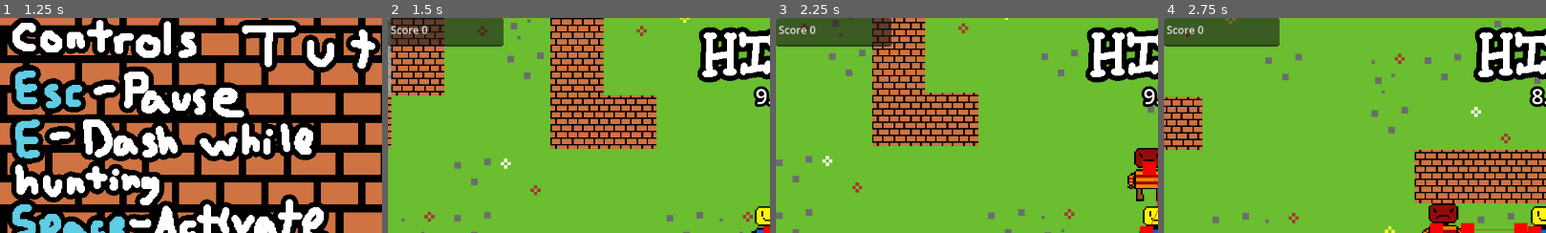
Above: before the commit, frames 1-4 (left to right).
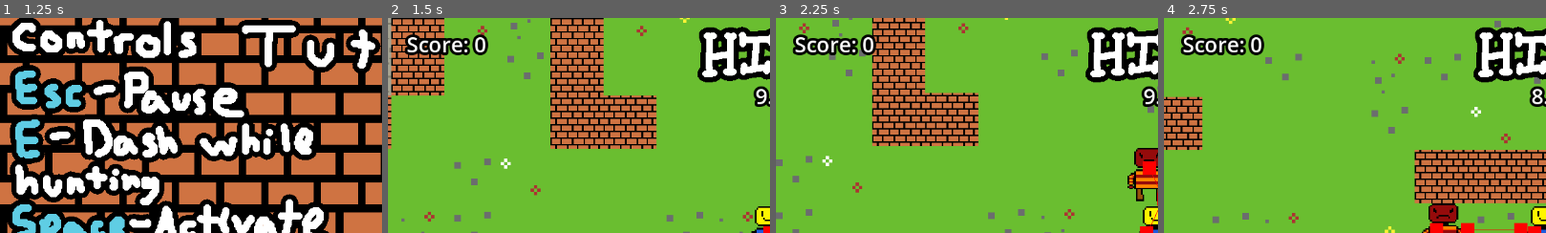
Above: after the commit, the same moments.

Repository: LegoMaster7001/fargo-game-jam-2025
Game: Godot game, scene res://Scenes/main_menu.tscn
Same seed, same stepped clock (60 frames per second), same inputs: the game is played once before the commit and once after it. Sound files missing from this copy of the repository are replaced by a short silence.
Inputs:
- Up to frame 1 (1.25 s): tap Enter at 0.5 s; hold Right (ui_right) from 0.53 s (still down); hold Space (call_groundies) from 0.53 s (still down)
- Up to frame 2 (1.5 s): release Right (ui_right) at 1.28 s; release Space (call_groundies) at 1.28 s; hold Down (ui_down) from 1.28 s (still down); tap Space (call_groundies) at 1.35 s
- Up to frame 3 (2.25 s): release Down (ui_down) at 2.03 s; hold Right (ui_right) from 2.03 s (still down); hold E from 2.03 s (still down)
- Up to frame 4 (2.75 s): keep holding Right (ui_right); keep holding E; tap Space (call_groundies) at 2.3 s
The pictures show only the part of the screen within x 0-50%, y 0-50%; the shares and areas given below are measured in that part.

Frame 1 is identical in both runs. In frame 2, 4.3% of the frame differs, in the area x 0-31%, y 0-18%; in frame 3, 4.6%; in frame 4, 4.8%.

Commit message:
Created global timer that outputs the total time at the end

Diff:
--- a/Scenes/game_over.tscn
+++ b/Scenes/game_over.tscn
@@ -1,10 +1,13 @@
-[gd_scene load_steps=4 format=3 uid="uid://brbwasvokje4v"]
+[gd_scene load_steps=5 format=3 uid="uid://dx8brxwbk0nyx"]
 
 [ext_resource type="Script" uid="uid://f5pvpf5nsqh4" path="res://Scripts/game_over_screen.gd" id="1_ek8ke"]
 [ext_resource type="Material" uid="uid://djyvahvhc5tkg" path="res://blur_material.tres" id="1_eoghk"]
 [ext_resource type="Texture2D" uid="uid://hfqtv16iyji3" path="res://Images/text/Game_over_text_outlined.png" id="2_ek8ke"]
 
-[node name="GameOver" type="Control" node_paths=PackedStringArray("overlay", "title", "victory_label")]
+[sub_resource type="LabelSettings" id="LabelSettings_ek8ke"]
+font_size = 32
+
+[node name="GameOver" type="Control" node_paths=PackedStringArray("overlay", "title", "victory_label", "gametimelabel")]
 process_mode = 3
 layout_mode = 3
 anchors_preset = 15
@@ -16,6 +19,7 @@
 overlay = NodePath("ColorRect")
 title = NodePath("TextureRect")
 victory_label = NodePath("RichTextLabel")
+gametimelabel = NodePath("GameTimeLabel")
 
 [node name="ColorRect" type="ColorRect" parent="."]
 material = ExtResource("1_eoghk")
@@ -62,3 +66,12 @@
 bbcode_enabled = true
 text = "(you lost)"
 horizontal_alignment = 1
+
+[node name="GameTimeLabel" type="Label" parent="."]
+layout_mode = 0
+offset_left = 454.0
+offset_top = 439.0
+offset_right = 700.0
+offset_bottom = 496.0
+label_settings = SubResource("LabelSettings_ek8ke")
+horizontal_alignment = 1
--- a/Scenes/hud.tscn
+++ b/Scenes/hud.tscn
@@ -10,7 +10,12 @@
 outline_size = 16
 outline_color = Color(0, 0, 0, 1)
 
-[node name="HUD" type="Control" node_paths=PackedStringArray("role_texture", "time_label", "cooldown_timer_label", "cooldown_label", "scoreBox", "compass")]
+[sub_resource type="LabelSettings" id="LabelSettings_6fbih"]
+font_size = 32
+outline_size = 16
+outline_color = Color(0, 0, 0, 1)
+
+[node name="HUD" type="Control" node_paths=PackedStringArray("role_texture", "time_label", "cooldown_timer_label", "cooldown_label", "scoreLabel", "compass")]
 layout_mode = 3
 anchors_preset = 15
 anchor_right = 1.0
@@ -22,7 +27,7 @@
 time_label = NodePath("TimeLabel")
 cooldown_timer_label = NodePath("CooldownTimer")
 cooldown_label = NodePath("CooldownName")
-scoreBox = NodePath("Score")
+scoreLabel = NodePath("ScoreLabel")
 compass = NodePath("Compass")
 
 [node name="Compass" type="Control" parent="."]
@@ -48,11 +53,6 @@
 offset_right = 52.0
 offset_bottom = -16.0
 texture = ExtResource("3_6fbih")
-
-[node name="Score" type="TextEdit" parent="."]
-layout_mode = 0
-offset_right = 174.0
-offset_bottom = 43.0
 
 [node name="TimeLabel" type="Label" parent="."]
 layout_mode = 1
@@ -107,3 +107,11 @@
 text = "0.0"
 label_settings = SubResource("LabelSettings_e0onf")
 horizontal_alignment = 1
+
+[node name="ScoreLabel" type="Label" parent="."]
+layout_mode = 0
+offset_left = 28.0
+offset_top = 17.0
+offset_right = 101.04348
+offset_bottom = 59.0
+label_settings = SubResource("LabelSettings_6fbih")
--- a/Scripts/Global.gd
+++ b/Scripts/Global.gd
@@ -25,10 +25,18 @@
 
 var chase_timer := Timer.new()
 
+var total_time: float = 0
+
 func _ready() -> void:
 	chase_timer.wait_time = CHASE_DURATION
 	chase_timer.timeout.connect(_on_timeout)
 	add_child(chase_timer)
+
+func addTime(timeout: bool):
+	if (timeout):
+		total_time += 10
+	elif (!timeout):
+		total_time += 10 - chase_timer.time_left
 
 func flip_role(timeout: bool):
 	chase_timer.start()
@@ -44,4 +52,5 @@
 
 func _on_timeout() -> void:
 	# TODO: deduct a point
+	Global.addTime(true)
 	Global.flip_role(true)
--- a/Scripts/Player.gd
+++ b/Scripts/Player.gd
@@ -30,6 +30,7 @@
 		groundies_area.try_call_groundies()
 
 	if event.is_action_pressed("debug_flip_role"):
+		Global.addTime(false)
 		Global.flip_role(true)
 
 func checkDashing():
--- a/Scripts/enemy.gd
+++ b/Scripts/enemy.gd
@@ -25,6 +25,7 @@
 	velocity = dir * speed
 	move_and_slide()
 	if tag_checker.try_tag():
+		Global.addTime(false)
 		Global.flip_role(false)
 
 	changeSprites()
@@ -47,6 +48,7 @@
 		return
 	# the player has escaped, so now we become hunted
 	print("{0} escaped".format([body.name]))
+	Global.addTime(false)
 	Global.flip_role(true)
 
 func changeSprites():
--- a/Scripts/game_over_screen.gd
+++ b/Scripts/game_over_screen.gd
@@ -3,14 +3,19 @@
 
 const WIN_TEXT := "(you [color=green]WON![/color])"
 const LOSE_TEXT := "(you [color=red]LOST...[/color])"
+var game_time = " seconds"
 
 @export var overlay: ColorRect
 @export var title: Control
 @export var victory_label: RichTextLabel
+@export var gametimelabel: Label
 
 @onready var _title_initial_pos := title.position
 
+
 func animate():
+	var formatted_time = "%.3f" % Global.total_time
+	gametimelabel.text = str(formatted_time) + " seconds"
 	victory_label.text = WIN_TEXT if Global.score > 0 else LOSE_TEXT
 
 	var tween = create_tween().set_parallel(true)
--- a/Scripts/groundies_area.gd
+++ b/Scripts/groundies_area.gd
@@ -23,6 +23,7 @@
 			groundiesCalled.emit(false)
 			return false
 		grounded_audio.play()
+		Global.addTime(false)
 		Global.flip_role(true)
 		groundiesCalled.emit(true)
 
--- a/Scripts/hud.gd
+++ b/Scripts/hud.gd
@@ -13,7 +13,7 @@
 @export var time_label: Label
 @export var cooldown_timer_label : Label
 @export var cooldown_label : Label
-@export var scoreBox: TextEdit
+@export var scoreLabel: Label
 @export var compass: Compass
 @export var pause_menu: PauseMenu
 @export var game_over_screen: GameOverScreen
@@ -79,7 +79,7 @@
 
 func update_text():
 	role_texture.texture = HUNT_TEXT_TEXTURE if Global.player_is_hunter else HIDE_TEXT_TEXTURE
-	scoreBox.text = ("Score " + str(Global.score))
+	scoreLabel.text = ("Score: " + str(Global.score))
 
 func currentCooldownTimer():
 	if Global.player_is_hunted:
Not shown: 1 places in Scenes/hud.tscn that only renumber resources
